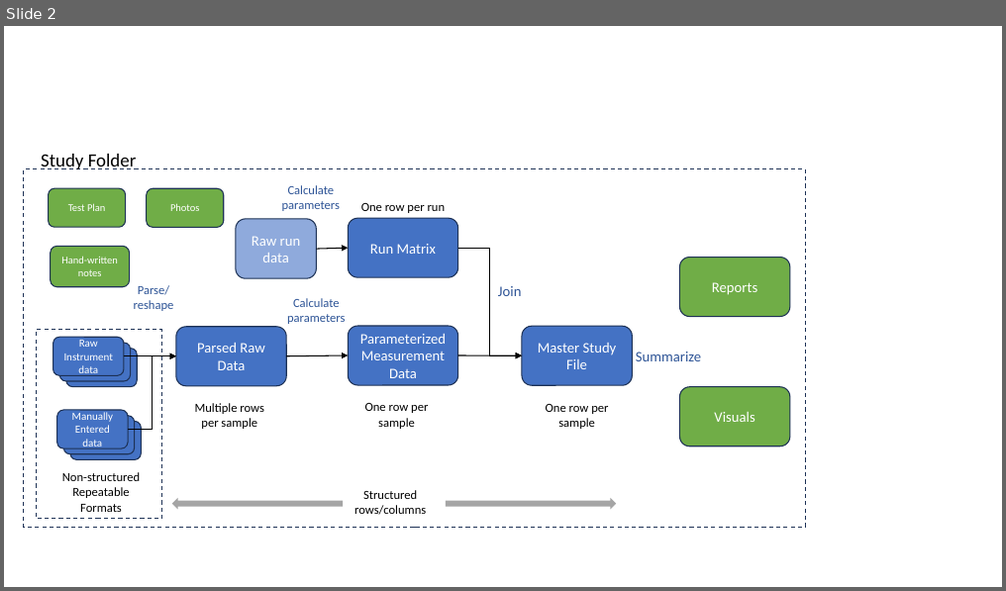
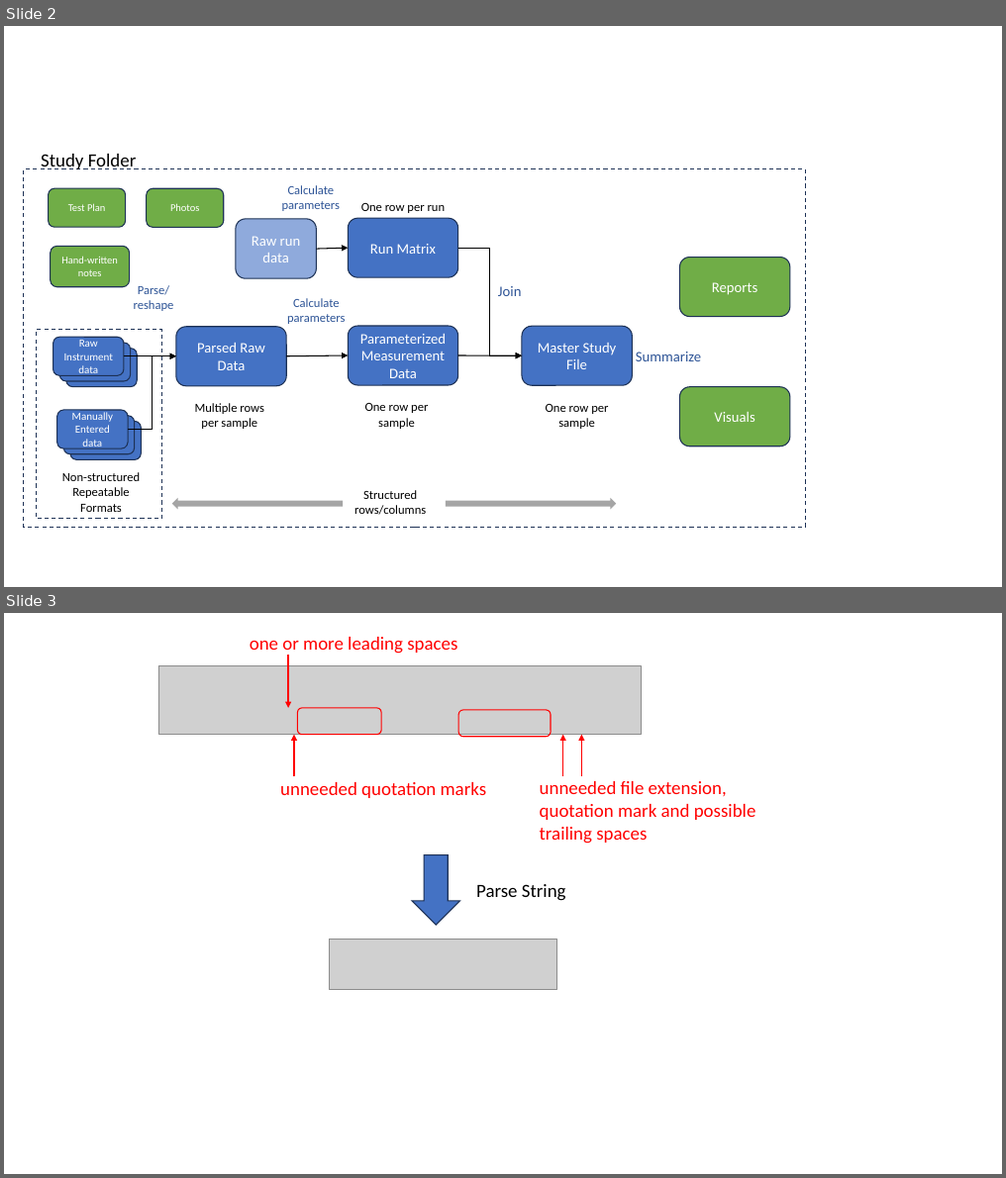
Before and after one commit to jlandgre/Data_Techniques_Training, a slide deck: Images/annotated_images.pptx. Shown one above the other, each under a label of ours: slide 2 before the commit, slides 2 and 3 after it. The pictures are 1006x591 and 1006x1178 pixels, drawn with LibreOffice and Linux fonts; fonts in the diff are those of the drawing; grey boxes stand for pictures. Boxes give left, top, right and bottom in pixels: in the first picture for what was removed or moved away, otherwise in the second. Text is boxed around its words. In the diff, an @@ line names an element or a change of style, - is before the commit and + after.

Commit message:
Add regex string parsing example

```diff
--- a/Images/annotated_images.pptx
+++ b/Images/annotated_images.pptx
@@ slide 3 added at (4, 613, 1002, 1174), background #FFFFFF @@
@@ text added at (250, 637, 457, 654), 18 pt, text #FF0000 @@
+one or more leading spaces
@@ picture added at (158, 666, 641, 735) @@
@@ arrow added from (288, 655) to (288, 708), #FF0000 1.5 pt @@
@@ rounded rectangle added at (297, 708, 381, 735), outline #FF0000 1 pt @@
@@ rounded rectangle added at (458, 710, 550, 737), outline #FF0000 1 pt @@
@@ arrow added from (294, 777) to (294, 735), #FF0000 1.5 pt @@
@@ arrow added from (563, 777) to (563, 735), #FF0000 1.5 pt @@
@@ arrow added from (582, 777) to (582, 735), #FF0000 1.5 pt @@
@@ text added at (280, 782, 487, 798), 18 pt, text #FF0000 @@
+unneeded quotation marks
@@ text added at (540, 781, 756, 844), 18 pt, text #FF0000 @@
+unneeded file extension,
+quotation mark and possible
+trailing spaces
@@ down arrow added at (412, 856, 460, 925), fill #4472C4, outline #1E3256 1 pt @@
@@ text added at (476, 884, 566, 901), 18 pt, text #000000 @@
+Parse String
@@ picture added at (329, 940, 556, 990) @@
```
Also in this commit, not shown: 1 slide changed, 4 other files.
